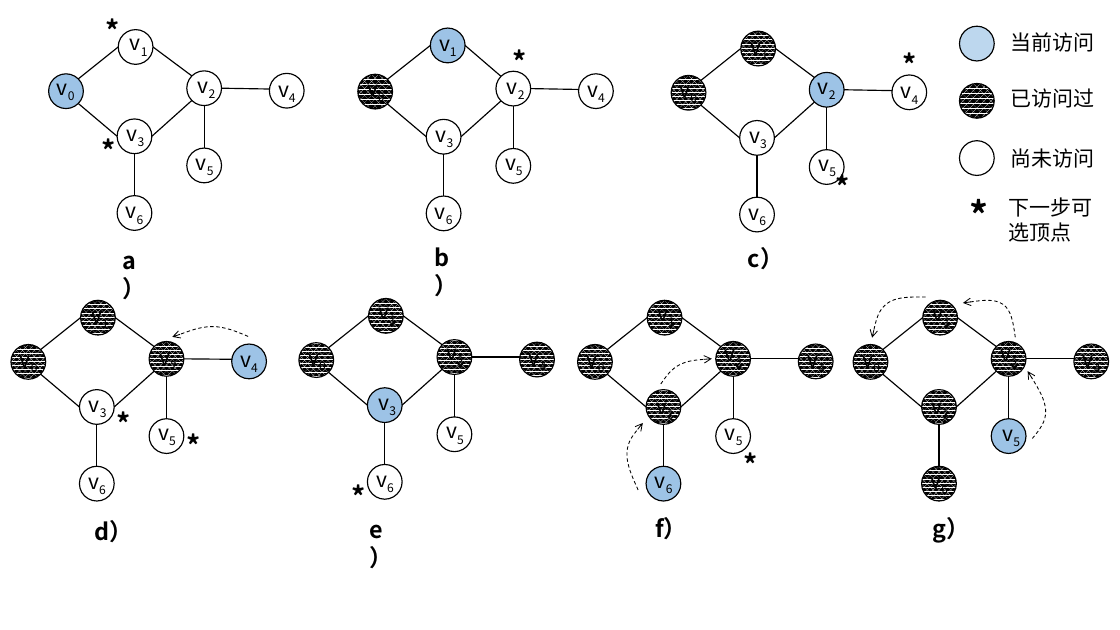
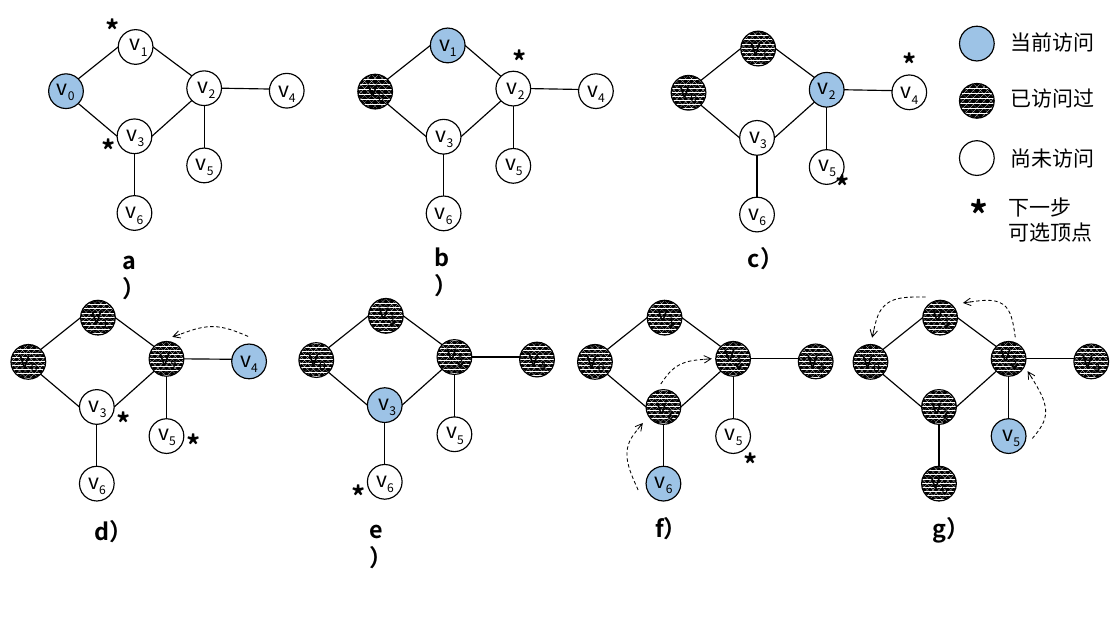
Before and after one commit to CoreLoop163/CoreLoopBooks, a slide deck: slide 7 of data_structure/assets/pics_and_ppts/ch5/画图用、.pptx (slide 8 before the commit). Drawn at 1120x630 pixels with LibreOffice and Linux fonts; fonts in the diff are those of the drawing. Boxes give left, top, right and bottom in pixels: in the first picture for what was removed or moved away, otherwise in the second. Text is boxed around its words. In the diff, an @@ line names an element or a change of style, - is before the commit and + after.

```diff
--- a/data_structure/assets/pics_and_ppts/ch5/画图用、.pptx
+++ b/data_structure/assets/pics_and_ppts/ch5/画图用、.pptx
@@ ellipse at [960,26,994,60]: fill #BDD7EE to #9DC3E6 @@
@@ text at [1008,197,1092,242]: text changed @@
-下一步可选顶点
+下一步
+可选顶点
```
Also in this commit, not shown: 2 other slides changed, 5 slides added, 59 other files.
